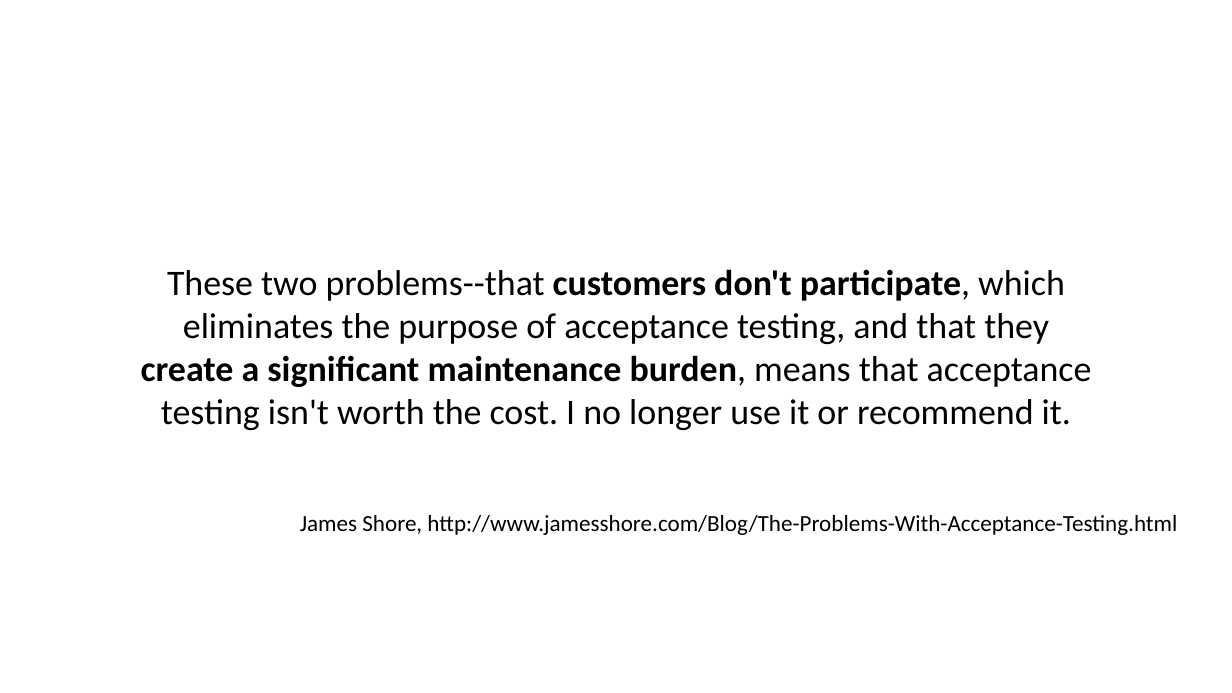
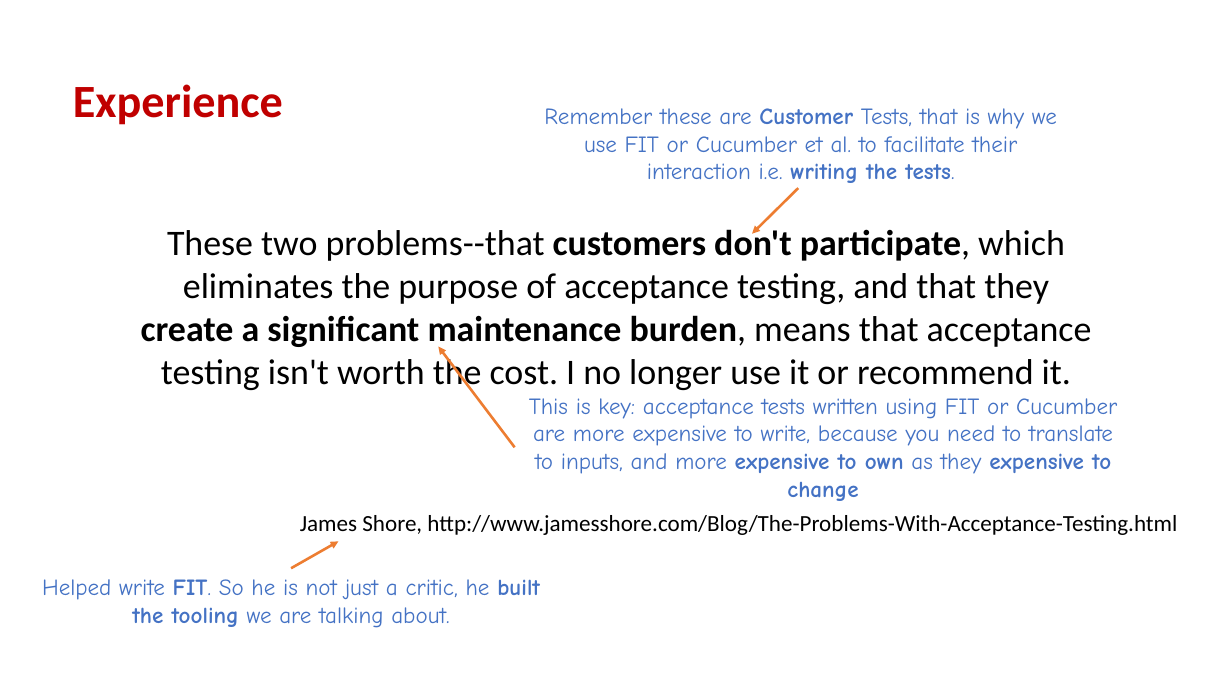
Before and after one commit to iancooper/Presentations, a slide deck: slide 31 of Kent Beck Style TDD - Seven Years After.pptx (slide 24 before the commit). Drawn at 1232x693 pixels with LibreOffice and Linux fonts; fonts in the diff are those of the drawing. Boxes give left, top, right and bottom in pixels: in the first picture for what was removed or moved away, otherwise in the second. Text is boxed around its words. In the diff, an @@ line names an element or a change of style, - is before the commit and + after.

```diff
--- a/Kent Beck Style TDD - Seven Years After.pptx
+++ b/Kent Beck Style TDD - Seven Years After.pptx
@@ text added at [73,84,283,125], 36 pt, text #C00000, bold @@
+Experience
@@ text added at [544,108,1057,183], 18 pt, text #4472C4 @@
+Remember these are Customer Tests, that is why we use FIT or Cucumber et al. to facilitate their interaction i.e. writing the tests.
@@ arrow added from (799, 189) to (752, 234), #ED7D31 2 pt @@
@@ text "These two problems--that customers don't ..." rewrapped from [141,269,1092,430] to [141,225,1092,394] @@
@@ arrow added from (515, 447) to (438, 347), #ED7D31 2 pt @@
@@ text added at [529,398,1117,501], 18 pt, text #4472C4 @@
+This is key: acceptance tests written using FIT or Cucumber are more expensive to write, because you need to translate to inputs, and more expensive to own as they expensive to change
@@ arrow added from (291, 568) to (338, 542), #ED7D31 2 pt @@
@@ text added at [42,579,540,628], 18 pt, text #4472C4 @@
+Helped write FIT. So he is not just a critic, he built the tooling we are talking about.
```
Also in this commit, not shown: 32 other slides changed, 17 slides added, 27 slides removed.
